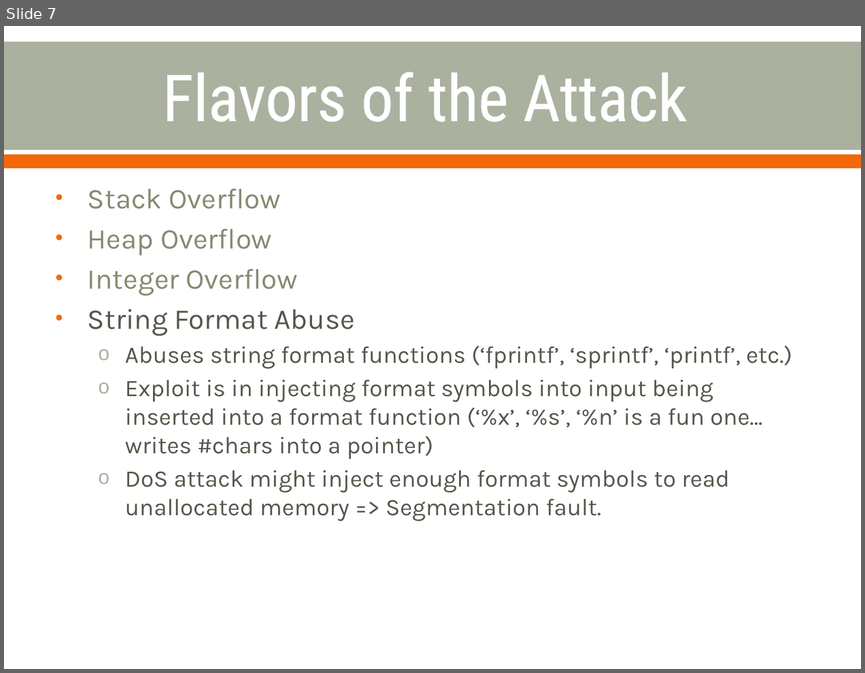
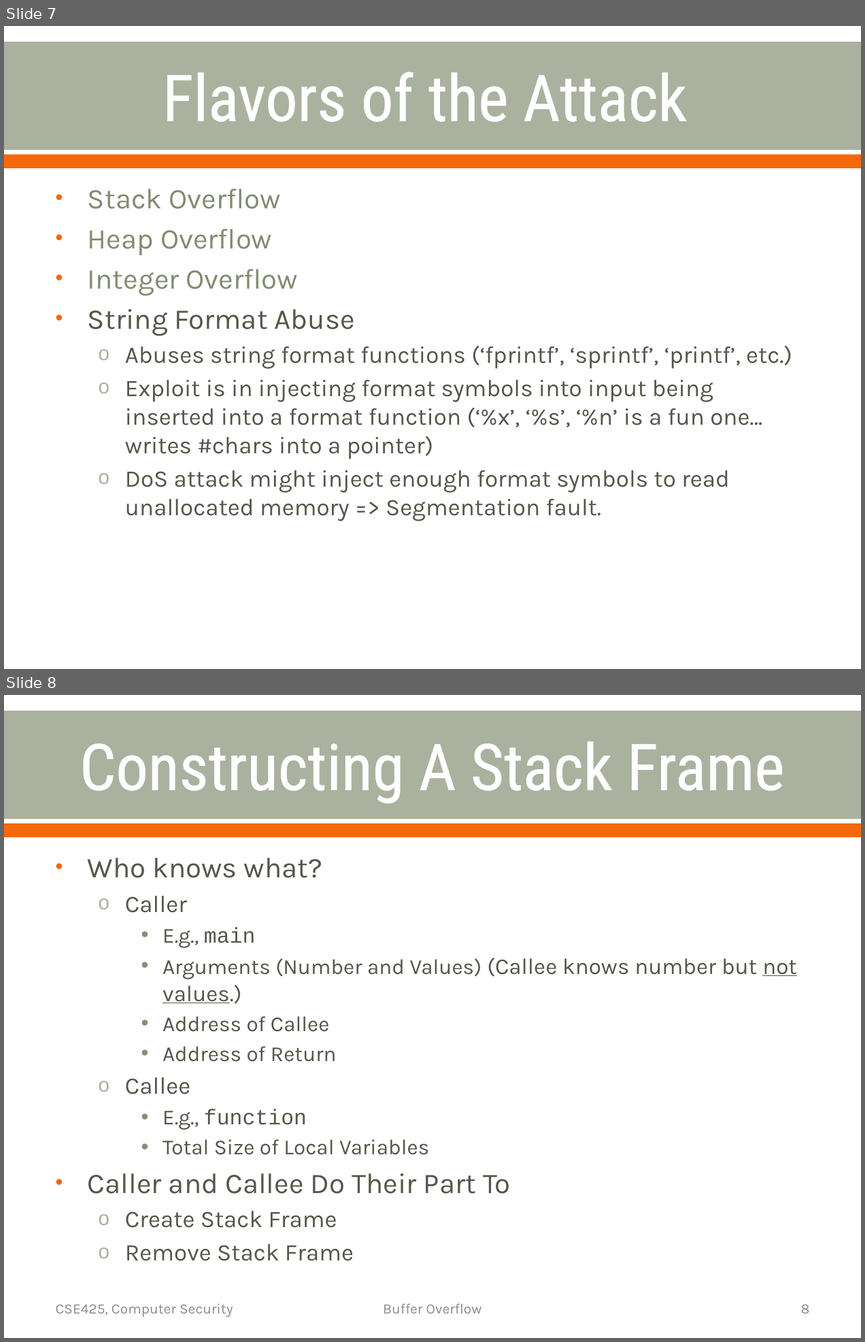
Before and after one commit to cornwe19/cse825, a slide deck: Buffer Overflow Attacks.pptx. Shown one above the other, each under a label of ours: slide 7 before the commit, slides 7 and 8 after it. The pictures are 865x673 and 865x1342 pixels, drawn with LibreOffice and Linux fonts; fonts in the diff are those of the drawing. Boxes give left, top, right and bottom in pixels: in the first picture for what was removed or moved away, otherwise in the second. Text is boxed around its words. In the diff, an @@ line names an element or a change of style, - is before the commit and + after.

```diff
--- a/Buffer Overflow Attacks.pptx
+++ b/Buffer Overflow Attacks.pptx
@@ slide 8 added at box(4, 695, 861, 1338), background #FFFFFF; not listed: 2 template elements that a slide beside it also shows @@
@@ title added at box(79, 741, 785, 804), 54 pt, text #FFFFFF @@
+Constructing A Stack Frame
@@ text added at box(88, 858, 797, 1261), 18 pt, text #55554A @@
+• Who knows what?
+  o Caller
+    • E.g., main
+    • Arguments (Number and Values) (Callee knows number but not values.)
+    • Address of Callee
+    • Address of Return
+  o Callee
+    • E.g., function
+    • Total Size of Local Variables
+• Caller and Callee Do Their Part To
+  o Create Stack Frame
+  o Remove Stack Frame
@@ text added at box(56, 1303, 232, 1317), 12 pt, text #8C8C8C @@
+CSE425, Computer Security
@@ text added at box(383, 1303, 482, 1313), 12 pt, text #8C8C8C @@
+Buffer Overflow
@@ page number added at box(801, 1304, 810, 1313), 12 pt, text #8C8C8C @@
+8
```
Also in this commit, not shown: 17 other slides added.
